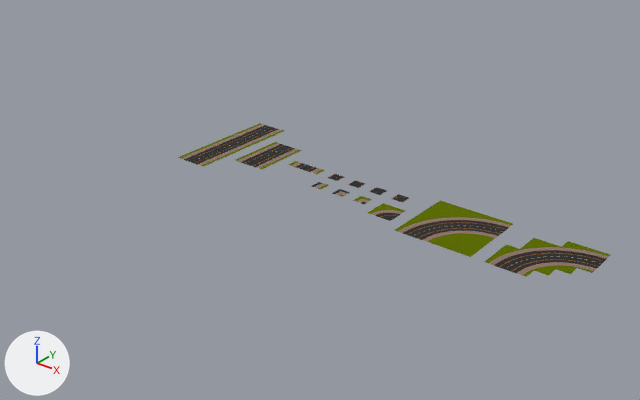
Renders of the glTF model art/road/Road Tileset.glb from each side of a commit.
Both versions are drawn from a camera (50 mm lens) standing at (383.0, -499.0, 285.0) and looking at (24.0, -50.0, 7.0). The lights are fixed; the arrows at lower left show +X, +Y and +Z.

The first picture shows 'Curve', 'Curve Jigsaw', 'Straight Road Strip Long', 'Straight Road Strip Mid'.
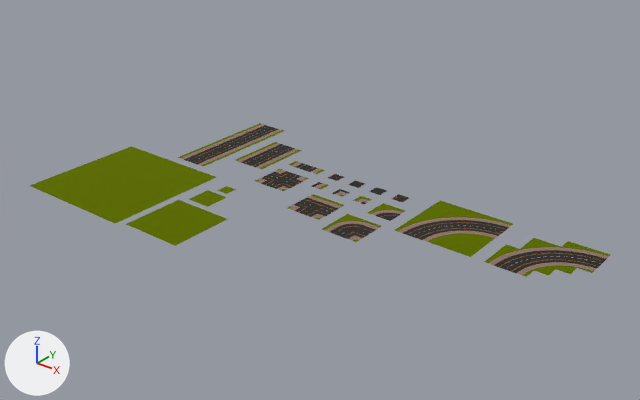
Where the change shows, as pixel boxes [x1, y1, x2, y2] in the pictures (640 x 400 px):
```json
{"object": "Grass 100", "change": "added", "after": [30, 146, 216, 223], "on screen": "green"}
{"object": "Grass 50", "change": "added", "after": [126, 200, 227, 246], "on screen": "green"}
{"object": "Sharp Corner Prebuilt", "change": "added", "after": [322, 214, 381, 242]}
{"object": "Three Way Junction Prebuilt", "change": "added", "after": [287, 194, 344, 220]}
{"object": "Four Way Junction Prebuilt", "change": "added", "after": [255, 169, 309, 191]}
{"object": "Grass 20", "change": "added", "after": [189, 190, 227, 207]}
{"object": "Grass", "change": "added", "after": [217, 186, 236, 194]}
```

The change, as JSON lines over the scene's bpy script:
```json
{"op": "add", "block": "me_grass_20", "code": ["me_grass_20 = bpy.data.meshes.new('Grass 20')", "me_grass_20.from_pydata(...)  # 4 vertices, 2 faces; spans x -10.0..10.0, y -10.0..10.0, z 0.8", "me_grass_20.materials.append(mat_road)  # picture img_road_colors"]}
{"op": "add", "block": "me_grass_100", "code": ["me_grass_100 = bpy.data.meshes.new('Grass 100')", "me_grass_100.from_pydata(...)  # 4 vertices, 2 faces; spans x -50.0..50.0, y -50.0..50.0, z 1.6", "me_grass_100.materials.append(mat_road)  # picture img_road_colors"]}
{"op": "add", "block": "me_grass_50", "code": ["me_grass_50 = bpy.data.meshes.new('Grass 50')", "me_grass_50.from_pydata(...)  # 4 vertices, 2 faces; spans x -25.0..25.0, y -25.0..25.0, z 0.8", "me_grass_50.materials.append(mat_road)  # picture img_road_colors"]}
{"op": "add", "block": "me_grass", "code": ["me_grass = bpy.data.meshes.new('Grass')", "me_grass.from_pydata(...)  # 4 vertices, 2 faces; spans x -5.0..5.0, y -5.0..5.0, z 0.2", "me_grass.materials.append(mat_road)  # picture img_road_colors"]}
{"op": "add", "block": "me_three_way_junction_prebuilt", "code": ["me_three_way_junction_prebuilt = bpy.data.meshes.new('Three Way Junction Prebuilt')", "me_three_way_junction_prebuilt.from_pydata(...)  # 372 vertices, 564 faces; spans x -15.0..15.0, y -15.0..15.0, z 0.0..0.2", "me_three_way_junction_prebuilt.materials.append(mat_road)  # picture img_road_colors"]}
{"op": "add", "block": "me_sharp_corner_prebuilt", "code": ["me_sharp_corner_prebuilt = bpy.data.meshes.new('Sharp Corner Prebuilt')", "me_sharp_corner_prebuilt.from_pydata(...)  # 307 vertices, 502 faces; spans x -15.0..15.0, y -15.0..15.0, z 0.0..0.2", "me_sharp_corner_prebuilt.materials.append(mat_road)  # picture img_road_colors"]}
{"op": "add", "block": "me_four_way_junction_prebuilt", "code": ["me_four_way_junction_prebuilt = bpy.data.meshes.new('Four Way Junction Prebuilt')", "me_four_way_junction_prebuilt.from_pydata(...)  # 432 vertices, 688 faces; spans x -15.0..15.0, y -15.0..15.0, z 0.0..0.2", "me_four_way_junction_prebuilt.materials.append(mat_road)  # picture img_road_colors"]}
{"op": "add", "block": "ob_grass_20", "code": ["ob_grass_20 = bpy.data.objects.new('Grass 20', me_grass_20)", "ob_grass_20.location = (-50.0, -90.0, 0.0)"]}
{"op": "add", "block": "ob_grass_100", "code": ["ob_grass_100 = bpy.data.objects.new('Grass 100', me_grass_100)", "ob_grass_100.location = (-120.0, -110.0, 0.0)"]}
{"op": "add", "block": "ob_grass_50", "code": ["ob_grass_50 = bpy.data.objects.new('Grass 50', me_grass_50)", "ob_grass_50.location = (-40.0, -130.0, 0.0)"]}
{"op": "add", "block": "ob_grass", "code": ["ob_grass = bpy.data.objects.new('Grass', me_grass)", "ob_grass.location = (-50.0, -70.0, 0.0)"]}
{"op": "add", "block": "ob_three_way_junction_prebuilt", "code": ["ob_three_way_junction_prebuilt = bpy.data.objects.new('Three Way Junction Prebuilt', me_three_way_junction_prebuilt)", "ob_three_way_junction_prebuilt.location = (20.0, -50.0, 0.0)"]}
{"op": "add", "block": "ob_sharp_corner_prebuilt", "code": ["ob_sharp_corner_prebuilt = bpy.data.objects.new('Sharp Corner Prebuilt', me_sharp_corner_prebuilt)", "ob_sharp_corner_prebuilt.location = (60.0, -60.0, 0.0)"]}
{"op": "add", "block": "ob_four_way_junction_prebuilt", "code": ["ob_four_way_junction_prebuilt = bpy.data.objects.new('Four Way Junction Prebuilt', me_four_way_junction_prebuilt)", "ob_four_way_junction_prebuilt.location = (-30.0, -30.0, 0.0)"]}
```
